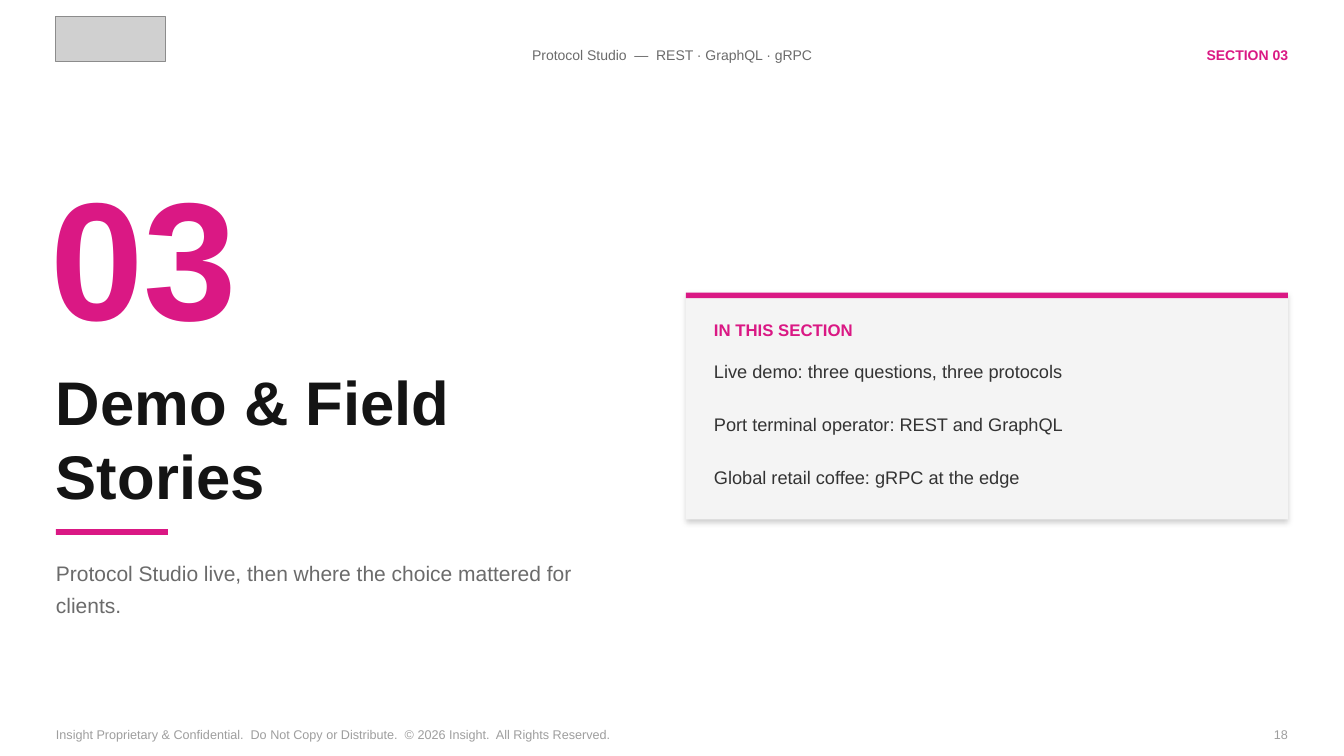
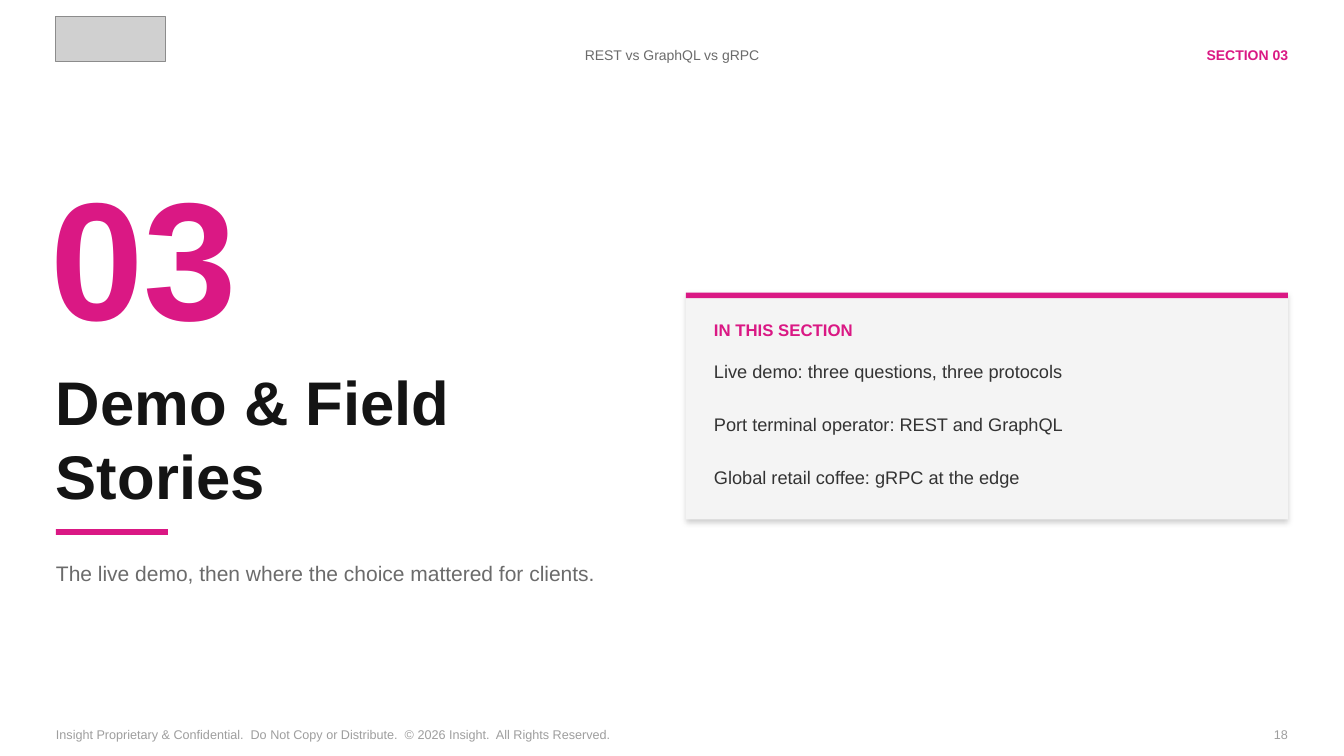
Before and after one commit to spietrek-insight/rest-graphql-grpc-ai-routing, a slide deck: slide 18 of presentation/rest-graphql-grpc-ai-routing-v6.pptx. Drawn at 1344x756 pixels with LibreOffice and Linux fonts; fonts in the diff are those of the drawing; grey boxes stand for pictures. Boxes give left, top, right and bottom in pixels: in the first picture for what was removed or moved away, otherwise in the second. Text is boxed around its words. In the diff, an @@ line names an element or a change of style, - is before the commit and + after.

```diff
--- a/presentation/rest-graphql-grpc-ai-routing-v6.pptx
+++ b/presentation/rest-graphql-grpc-ai-routing-v6.pptx
@@ text at bbox=[585, 50, 759, 63]: text changed @@
-Protocol Studio — REST · GraphQL · gRPC
+REST vs GraphQL vs gRPC
@@ text at bbox=[56, 566, 594, 584]: text changed @@
-Protocol Studio live, then where the choice mattered for clients.
+The live demo, then where the choice mattered for clients.
```
Also in this commit, not shown: 28 other slides changed, 1 other file.
